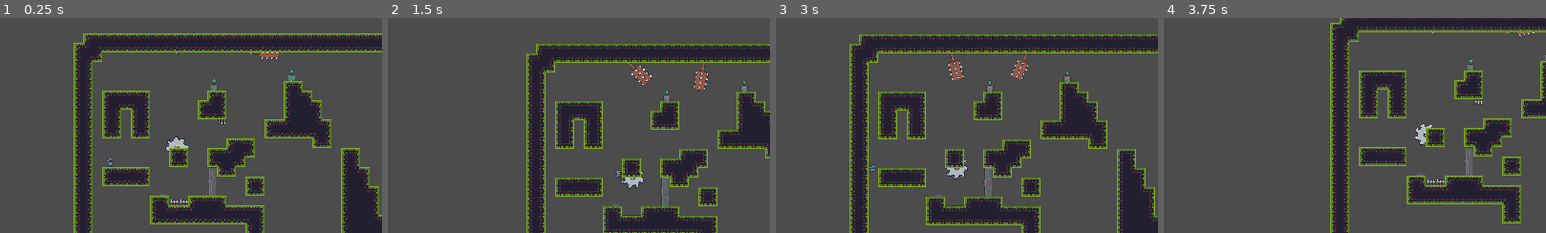
Above: before the commit, frames 1-4 (left to right).
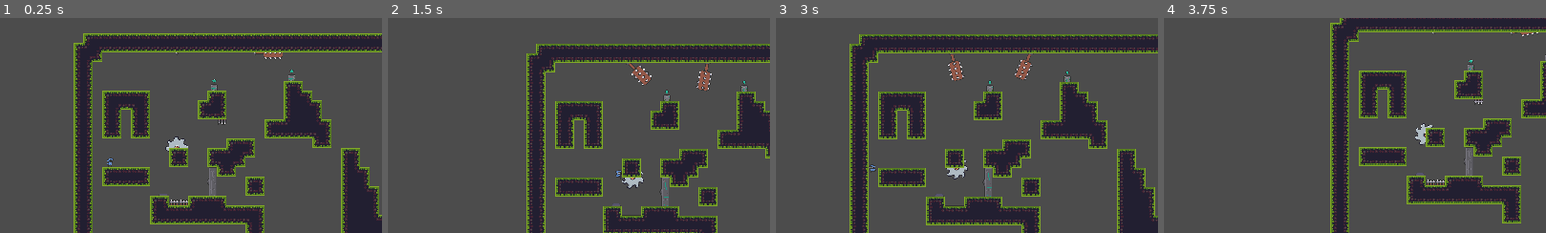
Above: after the commit, the same moments.

Repository: TheNoobBOBXD/2DPlatformer2022
Game: Godot game, scene res://Scenes/World.tscn
Two runs of this game, one before a commit and one after it. Both use one fixed random seed, a clock stepped at 60 frames per second and the inputs below. The project has no main scene, so this scene is started directly.
Inputs:
- Up to frame 1 (0.25 s): no input
- Up to frame 2 (1.5 s): tap Enter at 0.5, 0.6, 1.35 s; hold D (right) from 0.53 s (still down); tap Space (jump) at 0.77 s
- Up to frame 3 (3 s): tap Space (jump) at 1.52 s; release D (right) at 2.03 s; hold A (left) from 2.03 s (still down); tap Enter at 2.1, 2.85 s
- Up to frame 4 (3.75 s): keep holding A (left); tap Space (jump) at 3.02 s; tap Enter at 3.6 s
The pictures show only the part of the screen within x 12-62%, y 15-65%; the shares and areas given below are measured in that part.

The runs differ from the first frame. In frame 1, 0.1% of the frame differs, in the area x 65-74%, y 16-20%; in frame 2, 0.4%, in the area x 79-85%, y 20-35%; in frame 3, 0.4%; in frame 4, less than 0.1%.

Commit message:
cool beans, changed death thingi
cool works done,.

Diff:
--- a/Scenes/DoorAndButton.tscn
+++ b/Scenes/DoorAndButton.tscn
@@ -281,11 +281,13 @@
 script = ExtResource( 1 )
 
 [node name="AnimationPlayer" type="AnimationPlayer" parent="."]
+autoplay = "DoorClosed"
 anims/DoorClosed = SubResource( 6 )
 anims/DoorOpen = SubResource( 7 )
 anims/RESET = SubResource( 8 )
 
 [node name="ButtonAnimationPlayer" type="AnimationPlayer" parent="."]
+autoplay = "ButtonUp"
 anims/ButtonDown = SubResource( 9 )
 anims/ButtonUp = SubResource( 10 )
 anims/RESET = SubResource( 11 )
--- a/Scenes/FastSwingingTrap.tscn
+++ b/Scenes/FastSwingingTrap.tscn
@@ -1,6 +1,5 @@
-[gd_scene load_steps=5 format=2]
+[gd_scene load_steps=4 format=2]
 
-[ext_resource path="res://Scenes/SwingingTrap.gd" type="Script" id=1]
 [ext_resource path="res://Sprites/trap_suspended_anim_strip_18.png" type="Texture" id=2]
 
 [sub_resource type="Animation" id=1]
@@ -32,7 +31,6 @@
 }
 
 [node name="FastSwingingTrap" type="Node2D"]
-script = ExtResource( 1 )
 
 [node name="Sprite" type="Sprite" parent="."]
 position = Vector2( 0, 15 )
@@ -45,7 +43,6 @@
 polygon = PoolVector2Array( 0, 14, -6, 14, -12, 18, -9, 21, -9, 24, -12, 27, -9, 29, -9, 32, -12, 35, -9, 37, -9, 40, -12, 43, -8, 45, -7, 47, 7, 47, 8, 45, 12, 43, 10, 41, 9, 40, 9, 37, 12, 35, 9, 32, 9, 29, 12, 27, 9, 24, 9, 21, 12, 18, 9, 16, 8, 15, 6, 14 )
 
 [node name="AnimationPlayer" type="AnimationPlayer" parent="."]
+autoplay = "Swing"
 anims/RESET = SubResource( 1 )
 anims/Swing = SubResource( 2 )
-
-[connection signal="body_entered" from="Area2D" to="." method="_on_Area2D_body_entered"]
--- a/Scenes/Player.gd
+++ b/Scenes/Player.gd
@@ -77,6 +77,8 @@
 
 func _on_HitBox_area_entered(area):
 	if area.is_in_group("Death"):
+		if GameStats.check_reset() == false:
+			global_position = GameStats.get_spawn().global_position
 		print("L") # Replace with function body.
 #
 #
--- a/Scenes/SpikeTrap.gd
+++ b/Scenes/SpikeTrap.gd
@@ -6,10 +6,10 @@
 
 
 
-
-func _on_SpikeTrap_body_entered(body):
-	print(body)
-	if body.is_in_group("Player"):
-		print("L")
-		if GameStats.check_reset() == false:
-			body.global_position = GameStats.get_spawn().global_position
+#
+#func _on_SpikeTrap_body_entered(body):
+#	print(body)
+#	if body.is_in_group("Player"):
+#		print("L")
+#		if GameStats.check_reset() == false:
+#			body.global_position = GameStats.get_spawn().global_position
--- a/Scenes/SpikeTrap.tscn
+++ b/Scenes/SpikeTrap.tscn
@@ -1,7 +1,6 @@
-[gd_scene load_steps=6 format=2]
+[gd_scene load_steps=5 format=2]
 
 [ext_resource path="res://Sprites/trap_spikes_anim_strip_7.png" type="Texture" id=1]
-[ext_resource path="res://Scenes/SpikeTrap.gd" type="Script" id=2]
 
 [sub_resource type="RectangleShape2D" id=1]
 extents = Vector2( 8, 8 )
@@ -64,7 +63,6 @@
 }
 
 [node name="SpikeTrap" type="Area2D" groups=["Death"]]
-script = ExtResource( 2 )
 
 [node name="CollisionShape2D" type="CollisionShape2D" parent="."]
 shape = SubResource( 1 )
@@ -76,8 +74,6 @@
 frame = 1
 
 [node name="AnimationPlayer" type="AnimationPlayer" parent="."]
+autoplay = "spiketrigger"
 anims/RESET = SubResource( 2 )
 anims/spiketrigger = SubResource( 3 )
-
-[connection signal="body_entered" from="." to="." method="_on_SpikeTrap_body_entered"]
-[connection signal="body_entered" from="." to="." method="_on_Area2D_body_entered"]
--- a/Scenes/SpinningBlade.gd
+++ b/Scenes/SpinningBlade.gd
@@ -1,15 +1,5 @@
 extends Node2D
 export(int) var follow_speed = 50
-func _ready():
-	$AnimationPlayer.play("spin")
 
 func _process(delta):
 	$Path2D/PathFollow2D.offset += follow_speed * delta
-
-
-func _on_Area2D_body_entered(body):
-	print(body)
-	if body.is_in_group("Player"):
-		print("L")
-		if GameStats.check_reset() == false:
-			body.global_position = GameStats.get_spawn().global_position
--- a/Scenes/SpinningBlade.tscn
+++ b/Scenes/SpinningBlade.tscn
@@ -57,15 +57,14 @@
 texture = ExtResource( 1 )
 hframes = 8
 
-[node name="Area2D" type="Area2D" parent="Path2D/PathFollow2D/Sprite"]
+[node name="Area2D" type="Area2D" parent="Path2D/PathFollow2D/Sprite" groups=["Death"]]
 
 [node name="CollisionShape2D" type="CollisionShape2D" parent="Path2D/PathFollow2D/Sprite/Area2D"]
 shape = SubResource( 4 )
 
 [node name="AnimationPlayer" type="AnimationPlayer" parent="."]
 root_node = NodePath("../Path2D/PathFollow2D/Sprite")
+autoplay = "spin"
 playback_speed = -3.0
 anims/RESET = SubResource( 1 )
 anims/spin = SubResource( 2 )
-
-[connection signal="body_entered" from="Path2D/PathFollow2D/Sprite/Area2D" to="." method="_on_Area2D_body_entered"]
--- a/Scenes/SwingingTrap.tscn
+++ b/Scenes/SwingingTrap.tscn
@@ -45,6 +45,7 @@
 polygon = PoolVector2Array( 0, 14, -6, 14, -12, 19, -9, 21, -9, 24, -12, 26, -9, 29, -9, 31, -12, 35, -9, 37, -9, 40, -12, 43, -8, 45, -7, 47, 7, 47, 8, 45, 12, 43, 10, 41, 9, 40, 9, 37, 12, 35, 9, 32, 9, 29, 13, 27, 9, 24, 9, 21, 13, 19, 10, 16, 8, 15, 6, 14 )
 
 [node name="AnimationPlayer" type="AnimationPlayer" parent="."]
+autoplay = "Swing"
 anims/RESET = SubResource( 1 )
 anims/Swing = SubResource( 2 )
 
--- a/Scenes/World.gd
+++ b/Scenes/World.gd
@@ -7,3 +7,6 @@
 	if Input.is_action_just_pressed("reset"):
 		GameStats.reset()
 	$CanvasLayer/Control/Label.text = GameStats.get_time()
+
+func _on_Area2D_body_entered(body):
+	pass
--- a/Scenes/World.tscn
+++ b/Scenes/World.tscn
@@ -225,7 +225,7 @@
 position = Vector2( -196, -194 )
 
 [node name="SwingingTrap" parent="." instance=ExtResource( 4 )]
-position = Vector2( -70, -194 )
+position = Vector2( -64, -194 )
 
 [node name="SpikeTrap" parent="." instance=ExtResource( 6 )]
 position = Vector2( -119, -77 )
